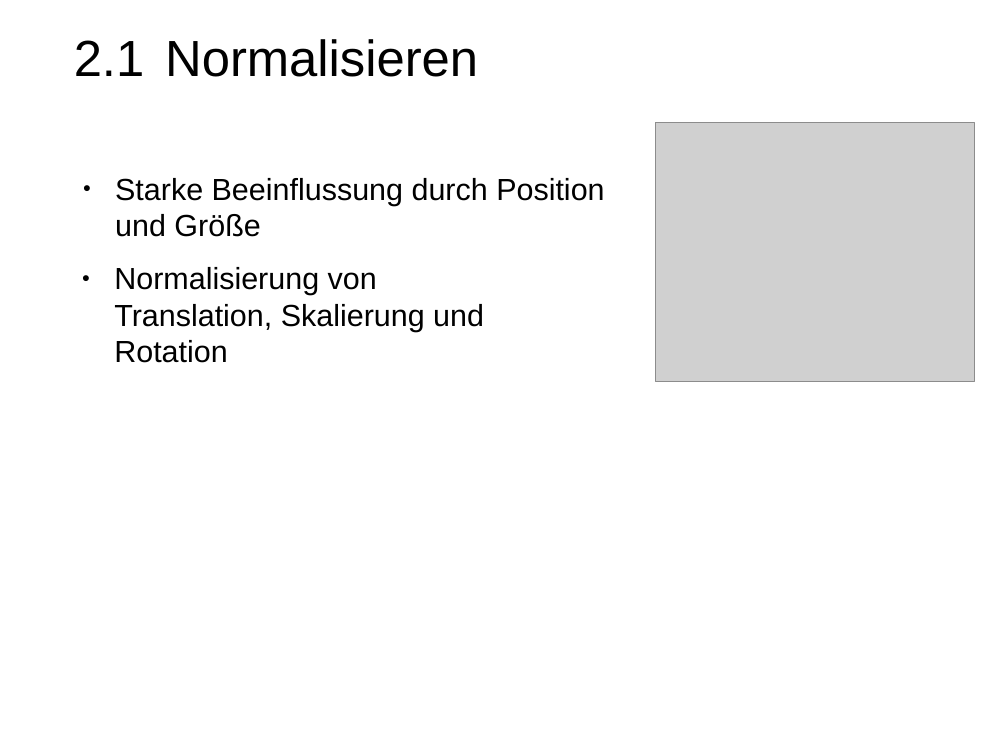
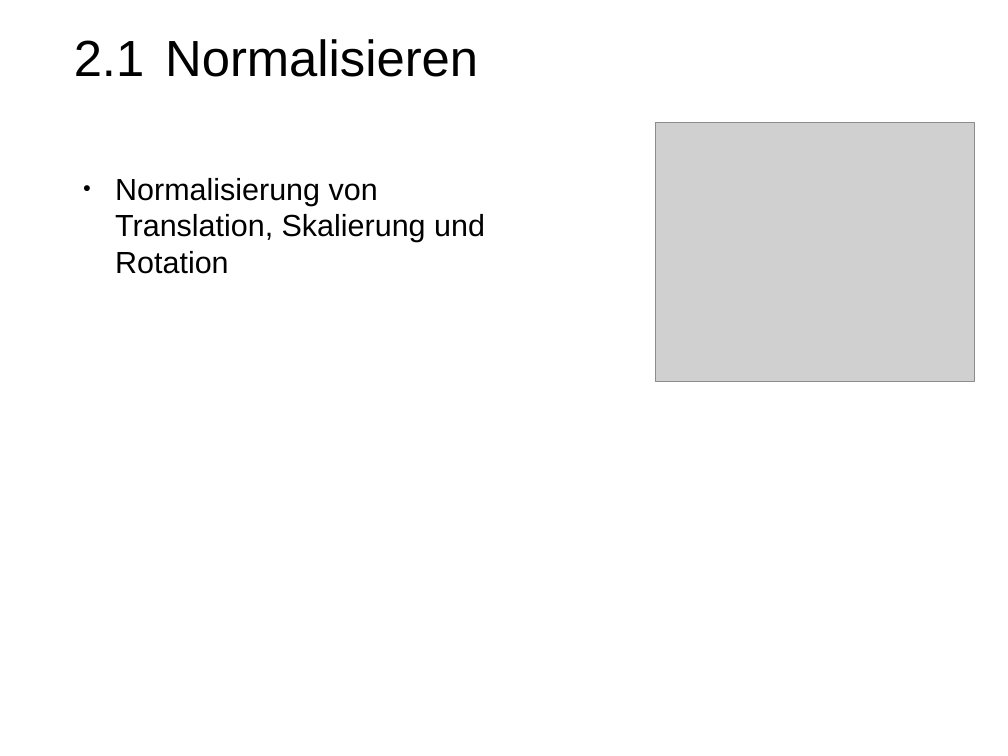
Before and after one commit to PhilippLambracht/prosem_mse, a slide deck: slide 12 of slides/slides.odp (slide 11 before the commit). Drawn at 1008x756 pixels with LibreOffice and Linux fonts; fonts in the diff are those of the drawing; grey boxes stand for pictures. Boxes give left, top, right and bottom in pixels: in the first picture for what was removed or moved away, otherwise in the second. Text is boxed around its words. In the diff, an @@ line names an element or a change of style, - is before the commit and + after.

```diff
--- a/slides/slides.odp
+++ b/slides/slides.odp
@@ text "Normalisierung von Translation, Skalierung und ...": place and size @@
-text "Normalisierung von Translation, Skalierung und ..." at (114, 267, 484, 363)
+text "Normalisierung von Translation, Skalierung und ..." at (115, 178, 485, 274)
@@ text removed at (115, 178, 604, 237) @@
-● Starke Beeinflussung durch Position und Größe
```
Also in this commit, not shown: 4 other slides changed, 1 slide added, 3 other files.
